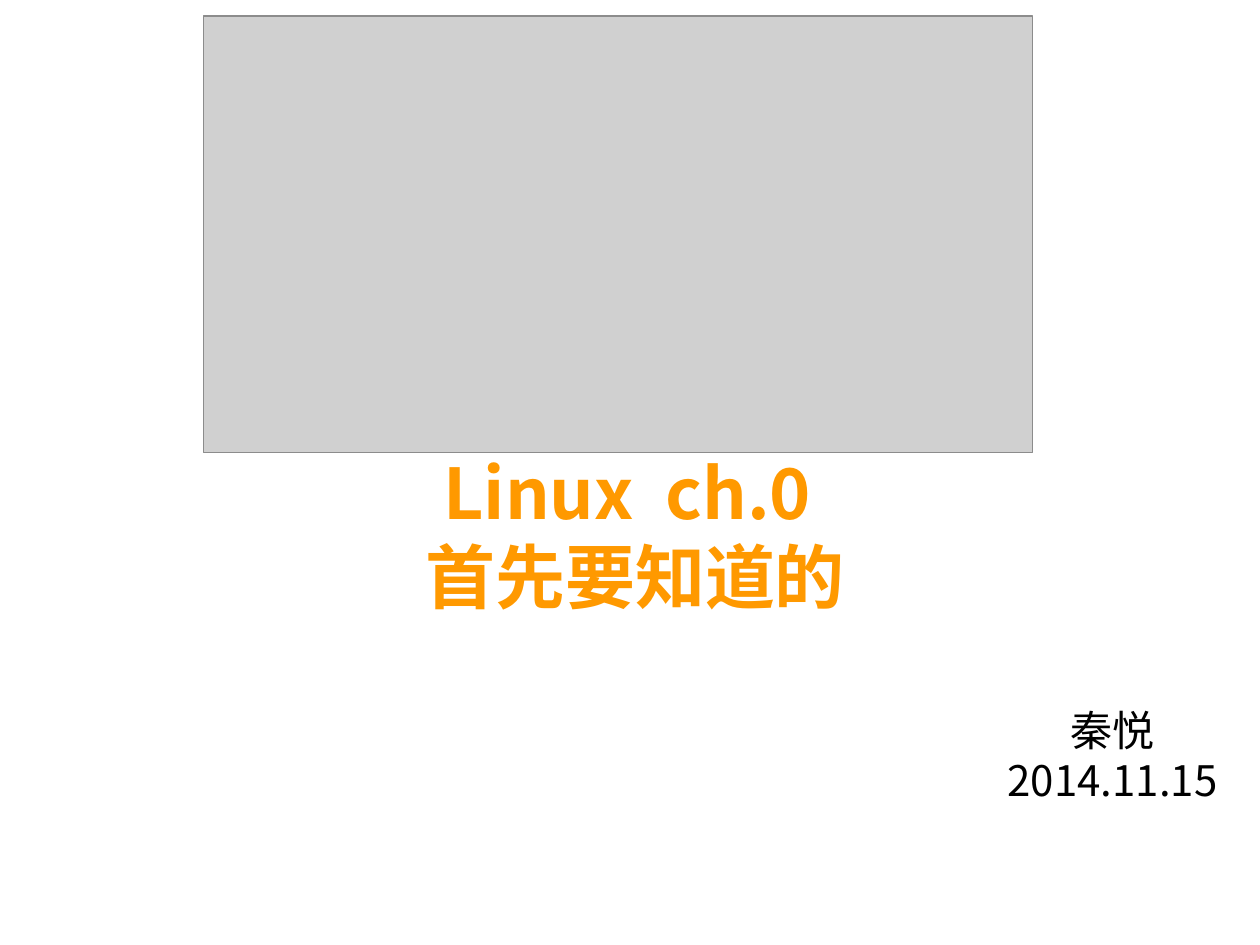
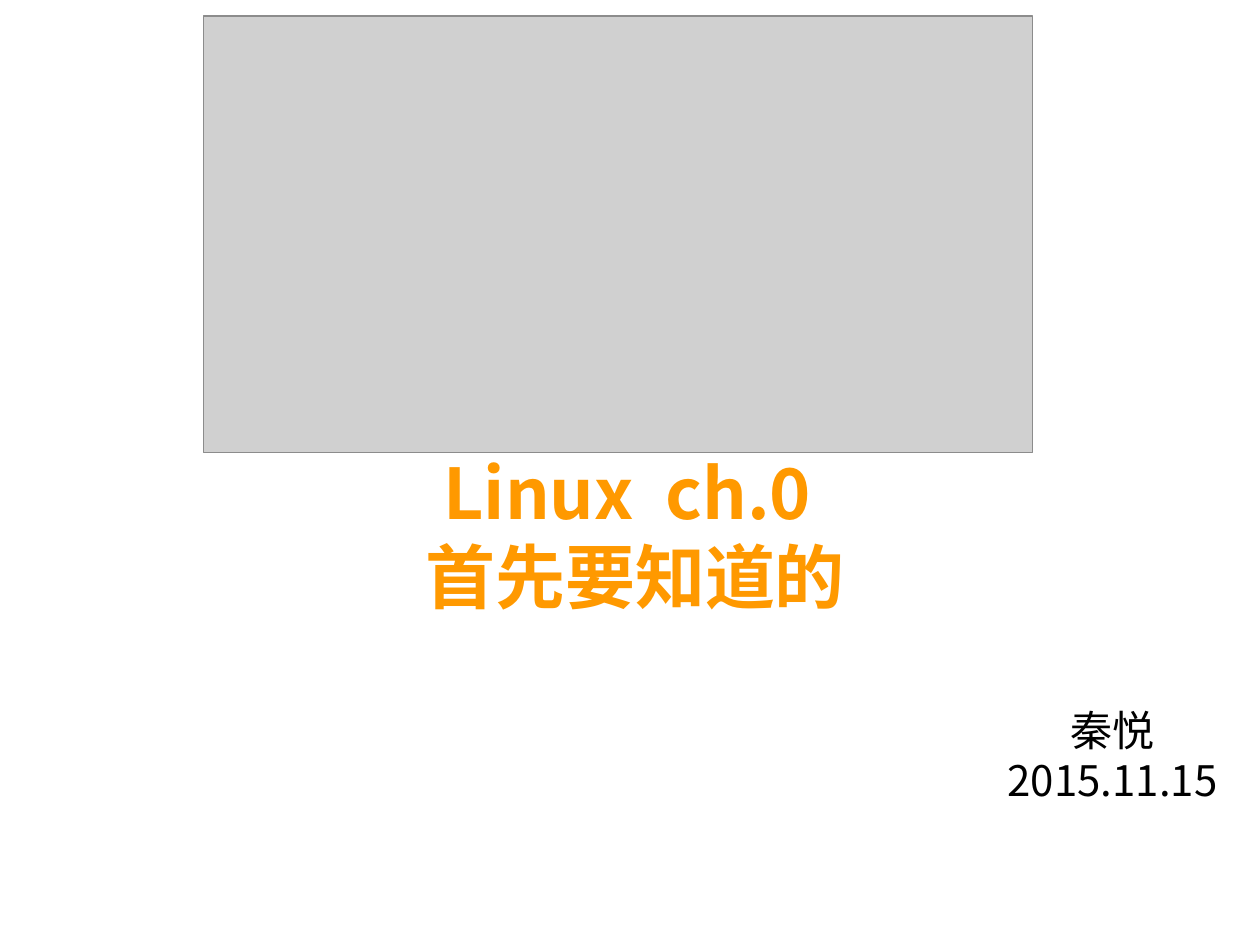
Before and after one commit to QuantaCenter/10th_web, a slide deck: slide 1 of lesson3/linux_ch0.ppt. Drawn at 1260x945 pixels with LibreOffice and Linux fonts; fonts in the diff are those of the drawing; grey boxes stand for pictures; background and template pictures are left out. Boxes give left, top, right and bottom in pixels: in the first picture for what was removed or moved away, otherwise in the second. Text is boxed around its words. In the diff, an @@ line names an element or a change of style, - is before the commit and + after.

Commit message:
ppt时间写错了=_=

```diff
--- a/lesson3/linux_ch0.ppt
+++ b/lesson3/linux_ch0.ppt
@@ text at [1008, 764, 1218, 797]: text changed @@
-2014.11.15
+2015.11.15
```
